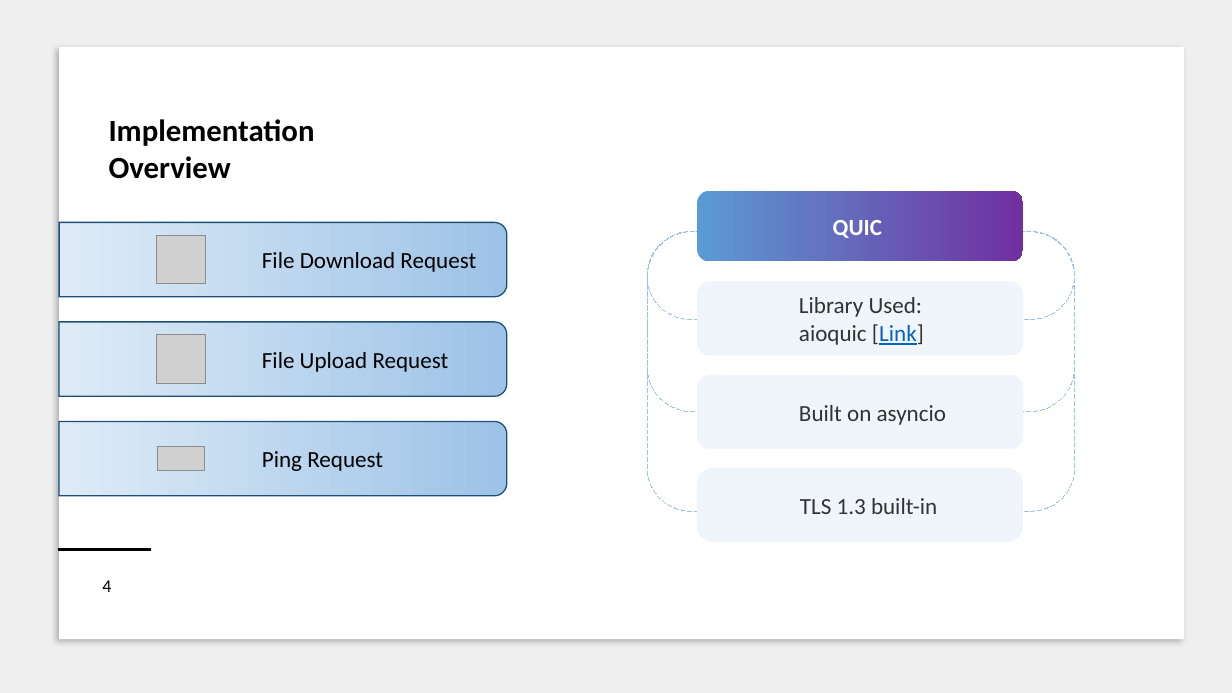
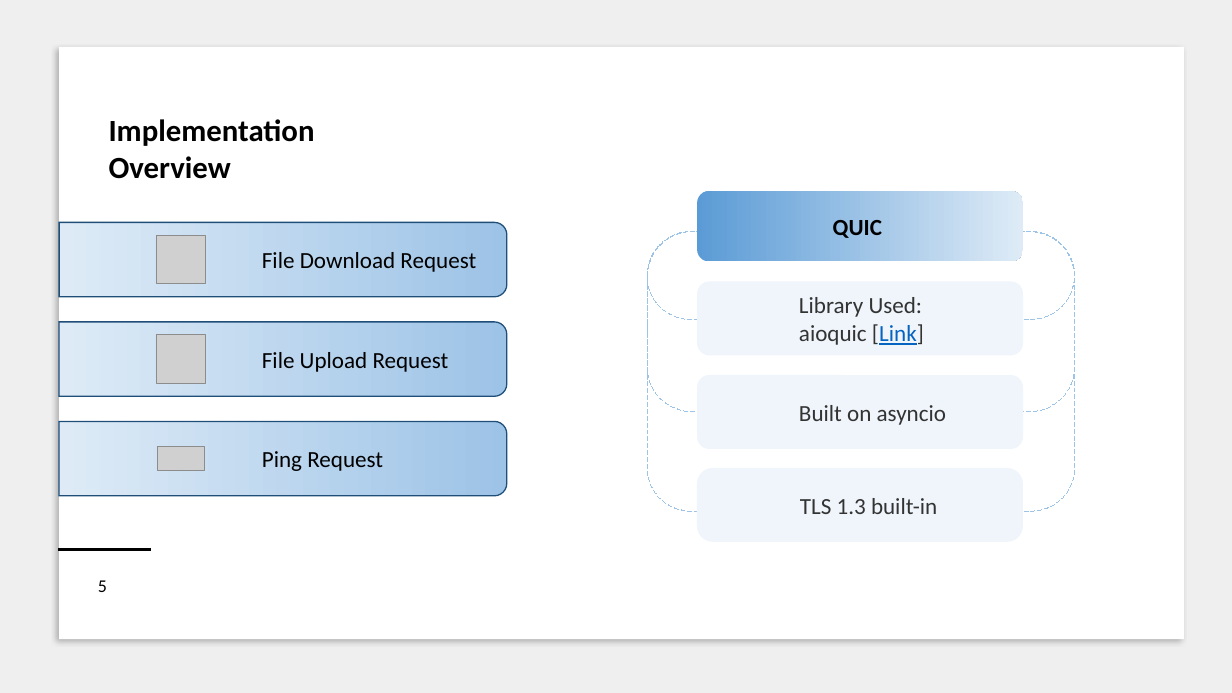
Before and after one commit to RicPu/NetworkSecurityProject, a slide deck: slide 5 of presentation/Presentation.pptx (slide 4 before the commit). Drawn at 1232x693 pixels with LibreOffice and Linux fonts; fonts in the diff are those of the drawing; grey boxes stand for pictures. Boxes give left, top, right and bottom in pixels: in the first picture for what was removed or moved away, otherwise in the second. Text is boxed around its words. In the diff, an @@ line names an element or a change of style, - is before the commit and + after.

```diff
--- a/presentation/Presentation.pptx
+++ b/presentation/Presentation.pptx
@@ rounded rectangle "QUIC" at <box>697,191,1023,262</box>: text colour #FFFFFF to #000000; fill gradient #5B9BD5 to #7030A0 to gradient #5B9BD5 to #DEEBF7 @@
@@ text at <box>98,580,107,592</box>: text changed @@
-4
+5
```
Also in this commit, not shown: 2 other slides changed, 2 slides added, 1 slide removed.
